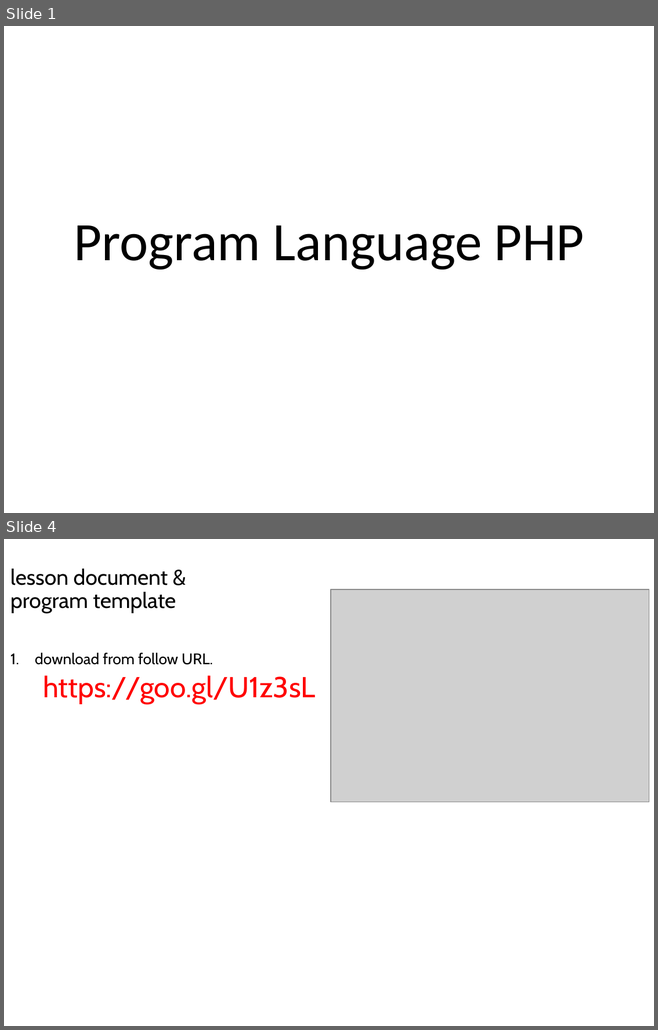
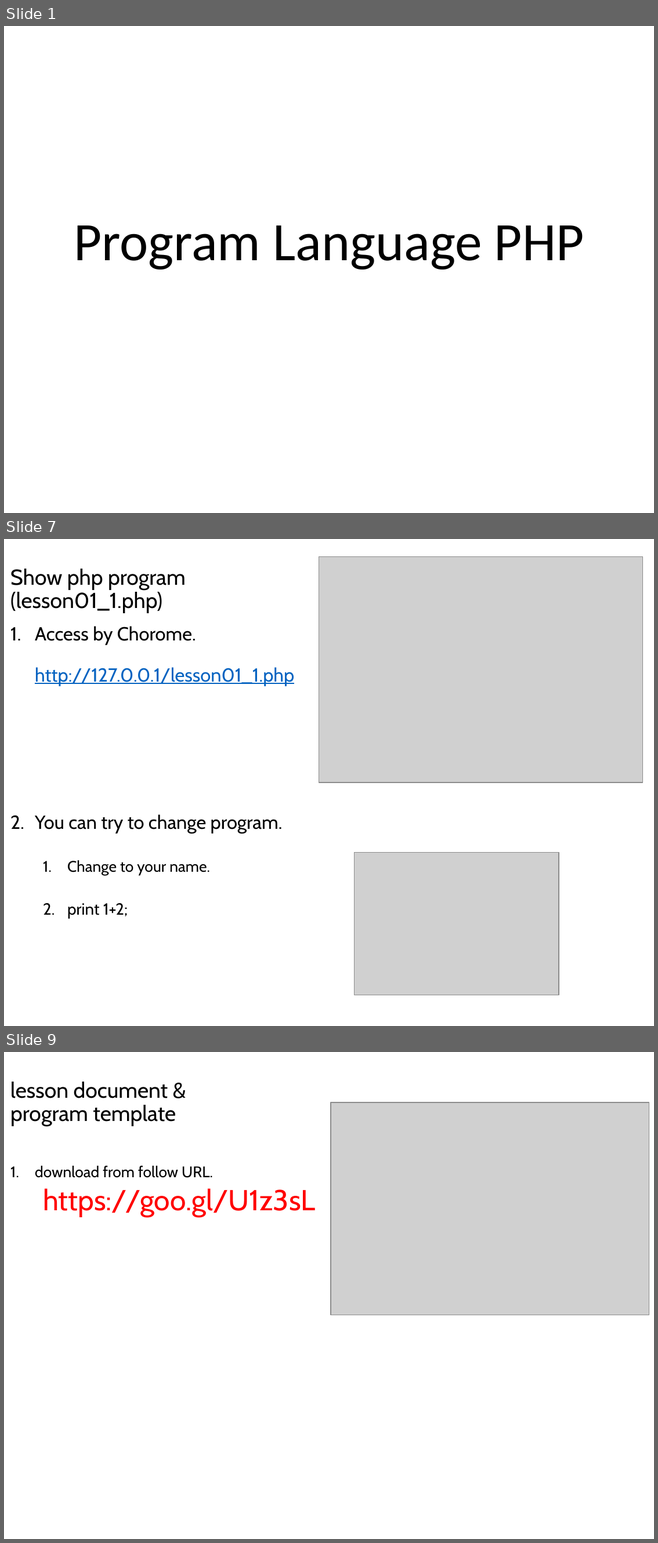
Before and after one commit to lastshogun13/php_lesson, a slide deck: ppt/lesson01.pptx. Shown one above the other, each under a label of ours: slides 1 and 4 before the commit, slides 1, 7 and 9 after it; the slides between them are not shown. The pictures are 658x1030 and 658x1543 pixels, drawn with LibreOffice and Linux fonts; fonts in the diff are those of the drawing; grey boxes stand for pictures. Boxes give left, top, right and bottom in pixels: in the first picture for what was removed or moved away, otherwise in the second. Text is boxed around its words. In the diff, an @@ line names an element or a change of style, - is before the commit and + after.

Commit message:
lesson01

```diff
--- a/ppt/lesson01.pptx
+++ b/ppt/lesson01.pptx
@@ slide 7 added at (4,539,654,1026), background #FFFFFF @@
@@ title added at (10,569,186,613), 24 pt, text #000000 @@
+Show php program
+(lesson01_1.php)
@@ picture added at (318,557,643,783) @@
@@ text added at (35,626,294,918), 21 pt, text #000000 @@
+1. Access by Chorome.
+   http://127.0.0.1/lesson01_1.php
+2. You can try to change program.
+  1. Change to your name.
+  2. print 1+2;
@@ picture added at (354,853,558,995) @@
@@ what was slide 4 is now slide 9 @@
```
Also in this commit, not shown: 1 slide changed, 4 other slides added.
